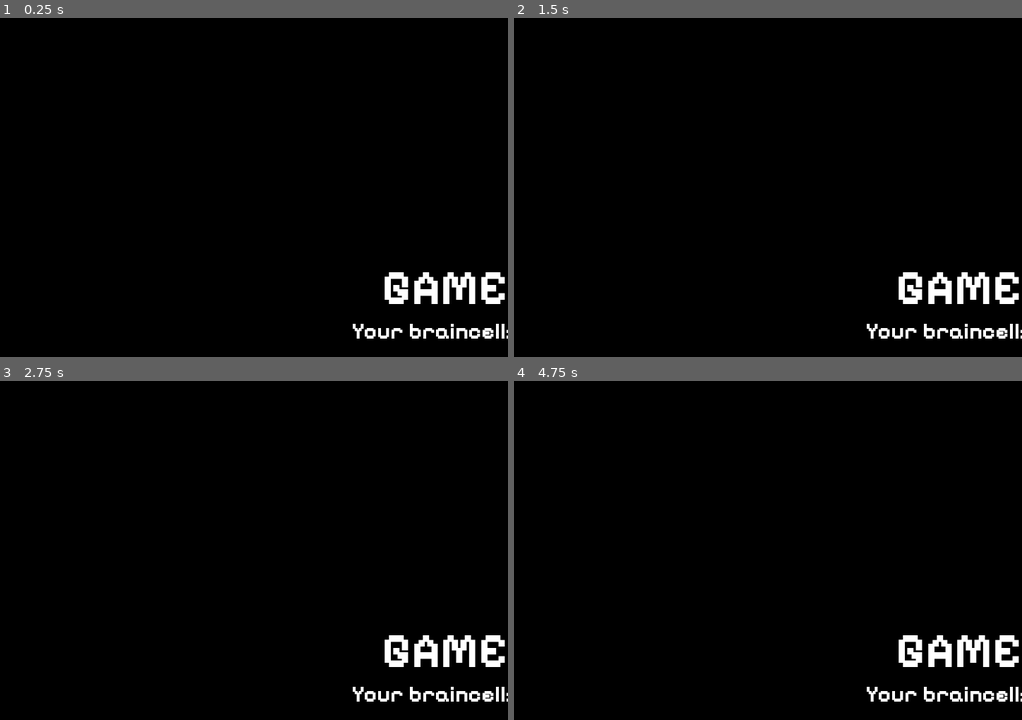
Above: before the commit, frames 1-4 (two rows, left to right).
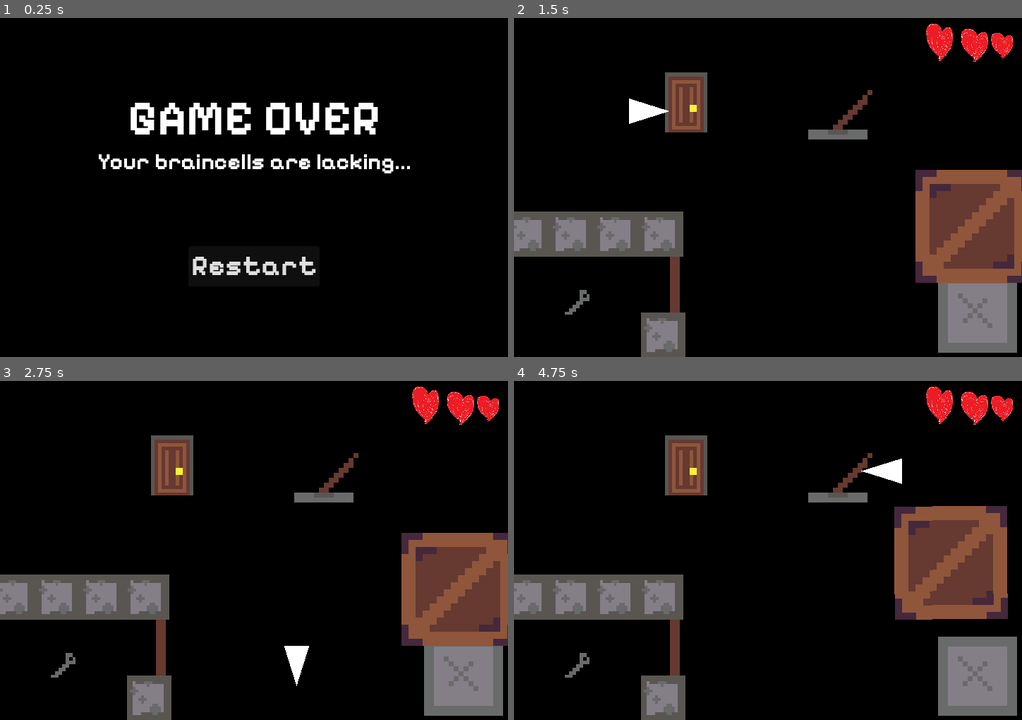
Above: after the commit, the same moments.

Repository: SabrinaRoss/Braincelll-Limited
Game: Godot game, scene res://Scene/game_over_screen/game_over_screen.tscn
Two runs of this game, one before a commit and one after it. Both use one fixed random seed, a clock stepped at 60 frames per second and the inputs below. This scene is started directly instead of the project's main scene.
Inputs (mouse positions are in pixels of both pictures, inside the frame that each line leads up to):
- Up to frame 1 (0.25 s): no input
- Up to frame 2 (1.5 s): click (768, 265) at 0.5 s, where only the run after the commit has a clickable "Restart"; tap Enter at 1.25 s; move the mouse to (879, 170) at 1.27 s; hold D (move_right) from 1.28 s (still down); hold Space (drop_items) from 1.28 s (still down); click (879, 170) at 1.42 s
- Up to frame 3 (2.75 s): move the mouse to (152, 567) at 2.02 s; release D (move_right) at 2.03 s; release Space (drop_items) at 2.03 s; hold S (move_down) from 2.03 s (still down); tap Space (drop_items) at 2.1 s
- Up to frame 4 (4.75 s): move the mouse to (818, 475) at 2.77 s; release S (move_down) at 2.78 s; hold D (move_right) 2.78-3.53 s; hold Space (drop_items) 2.78-3.53 s; move the mouse to (742, 618) at 3.52 s; hold W (move_up) 3.53-4.28 s; tap Space (drop_items) at 3.6 s; click (742, 618) at 3.67 s; move the mouse to (920, 601) at 4.27 s; hold A (move_left) from 4.28 s (still down); hold Space (drop_items) from 4.28 s (still down)

The runs differ from the first frame. In frame 1, 6.1% of the frame differs, in the area x 19-100%, y 25-95%; in frame 2, 20%; in frame 3, 20%; in frame 4, 21%, in the area x 0-100%, y 1-100%.

Commit message:
fixed game over position

Diff:
--- a/Scene/game_over_screen/game_over_screen.tscn
+++ b/Scene/game_over_screen/game_over_screen.tscn
@@ -13,10 +13,10 @@
 anchor_top = 0.5
 anchor_right = 0.5
 anchor_bottom = 0.5
-offset_left = 156.5
-offset_top = 100.0
-offset_right = 563.5
-offset_bottom = 380.0
+offset_left = -220.5
+offset_top = -140.0
+offset_right = 220.5
+offset_bottom = 140.0
 grow_horizontal = 2
 grow_vertical = 2
 
@@ -47,7 +47,7 @@
 size_flags_vertical = 8
 alignment = 1
 
-[node name="Start Button" type="Button" parent="MarginContainer/VBoxContainer"]
+[node name="restart" type="Button" parent="MarginContainer/VBoxContainer"]
 layout_mode = 2
 size_flags_horizontal = 4
 size_flags_vertical = 4
@@ -55,4 +55,4 @@
 theme_override_font_sizes/font_size = 40
 text = "Restart"
 
-[connection signal="pressed" from="MarginContainer/VBoxContainer/Start Button" to="." method="_on_start_button_pressed"]
+[connection signal="pressed" from="MarginContainer/VBoxContainer/restart" to="." method="_on_start_button_pressed"]
